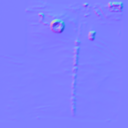
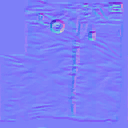
Two versions of the same layered image (w=128, h=128). Layer-by-layer changes:
renamed "Layer 1" to "Layer 2", painted on it over (0, 0, 128, 128)
removed layer "Background" over (0, 0, 128, 128)
